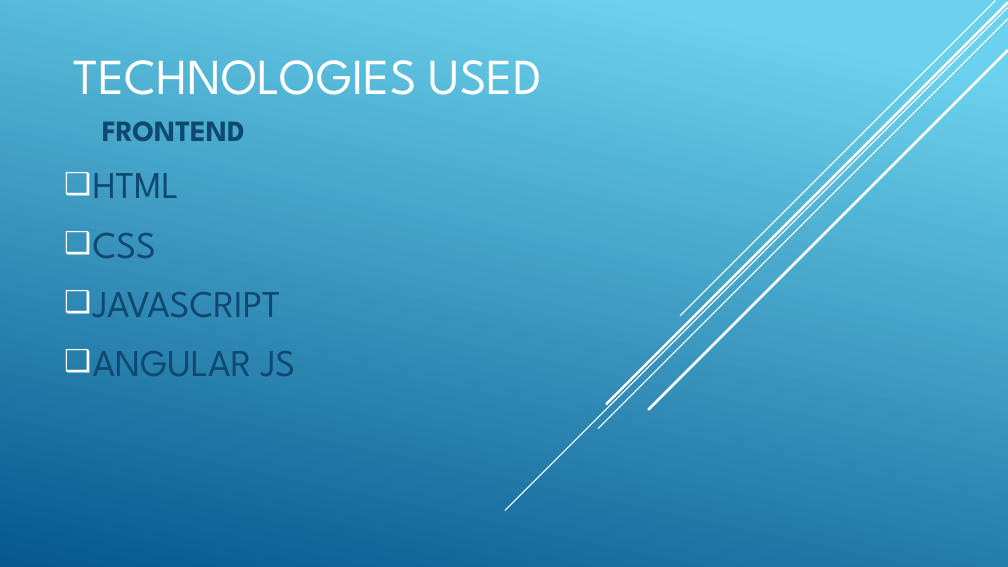
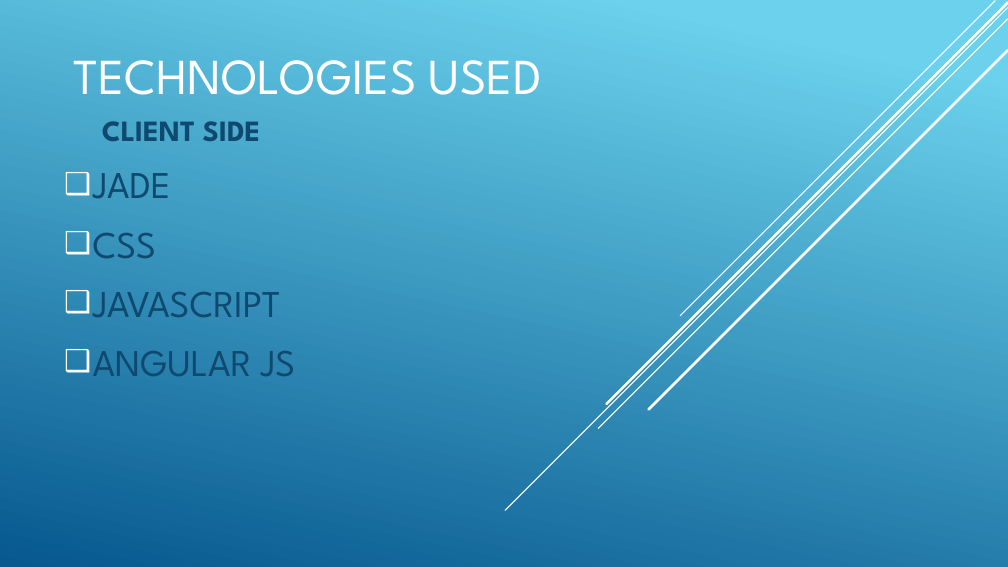
Before and after one commit to microworlds/simple-pro, a slide deck: slide 10 of pro-pre.pptx (slide 14 before the commit). Drawn at 1008x567 pixels with LibreOffice and Linux fonts; fonts in the diff are those of the drawing. Boxes give left, top, right and bottom in pixels: in the first picture for what was removed or moved away, otherwise in the second. Text is boxed around its words. In the diff, an @@ line names an element or a change of style, - is before the commit and + after.

```diff
--- a/pro-pre.pptx
+++ b/pro-pre.pptx
@@ subtitle at [93,121,261,198]: text changed @@
-FRONTEND
-❑ HTML
+CLIENT SIDE
+❑ JADE
```
Also in this commit, not shown: 8 other slides changed, 1 slide added, 5 slides removed, 22 other files.
